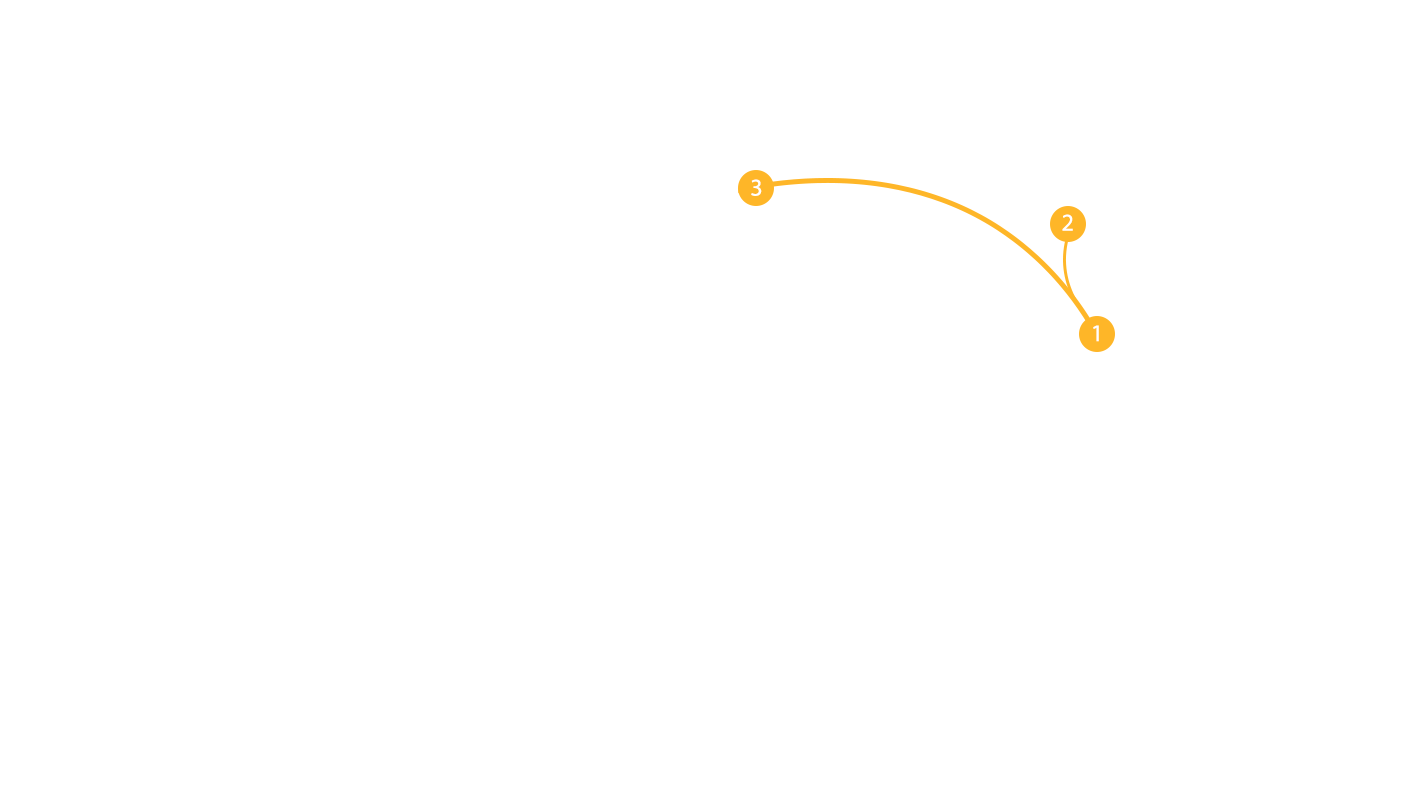
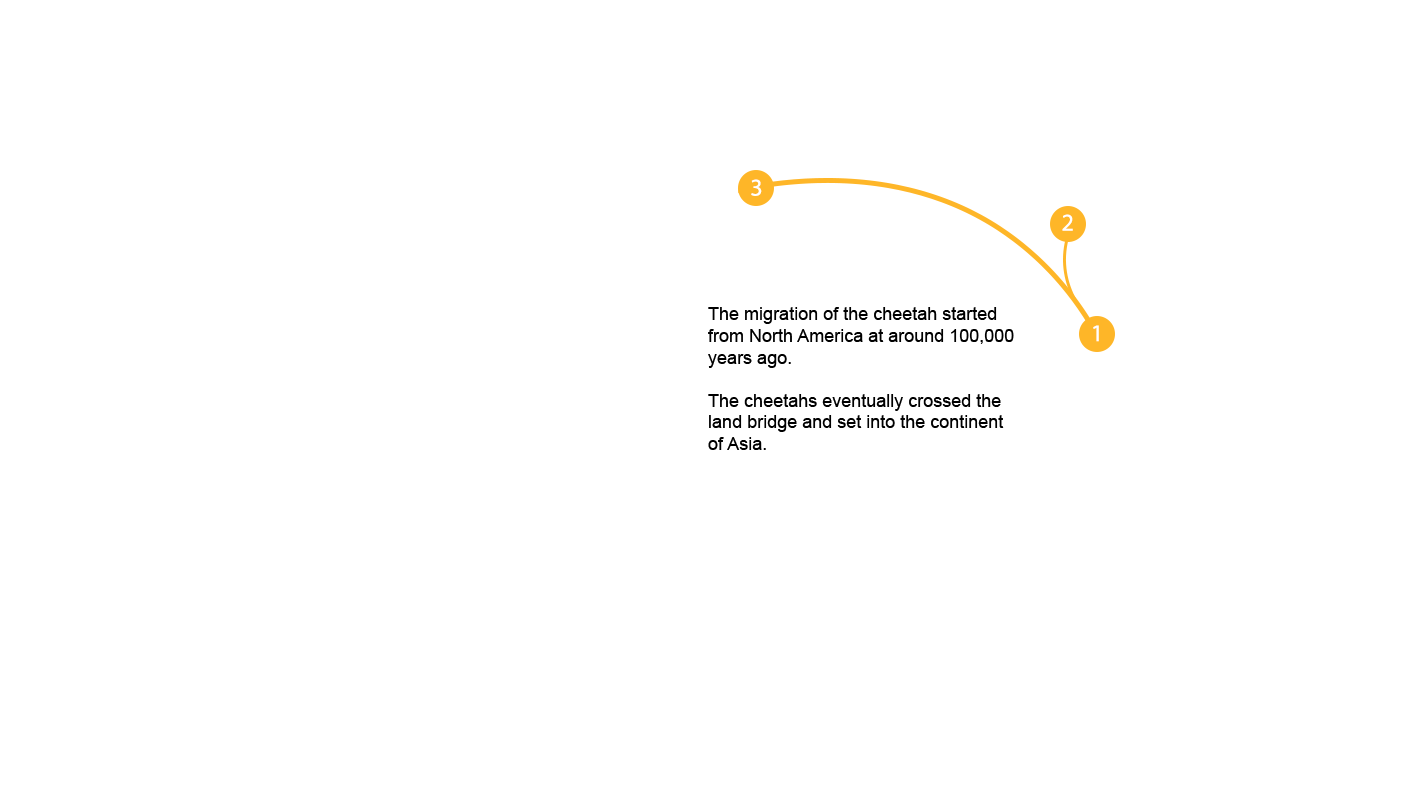
Comparing the layer stacks of the two w=1415, h=809 images. Changes:
added layer "The migration of the cheetah started from North America at arou" above "7" over [708, 307, 1014, 450]
